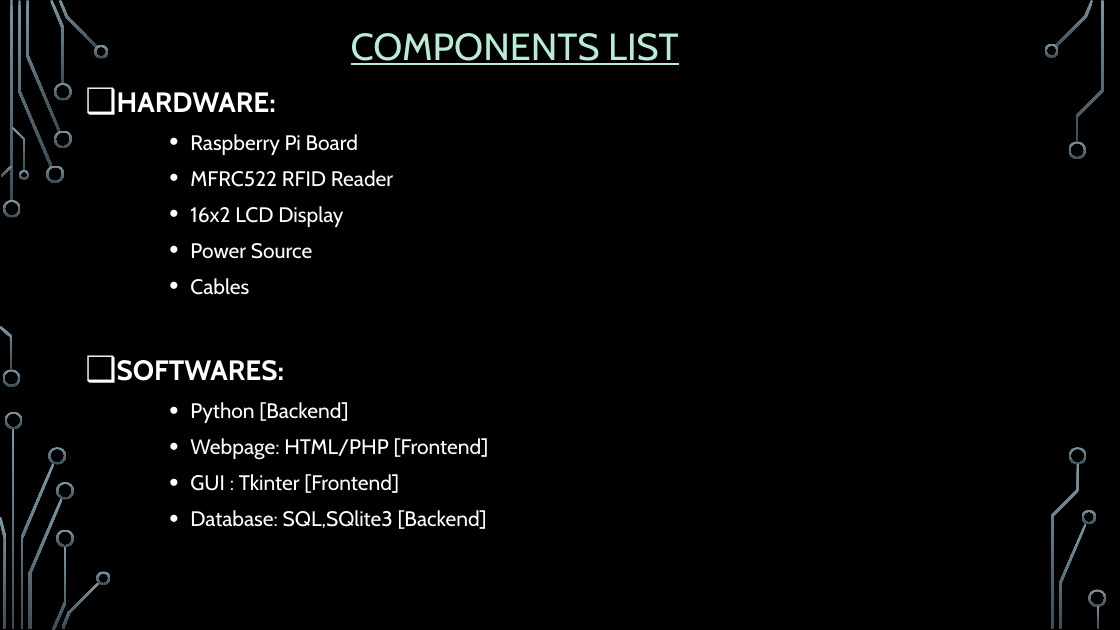
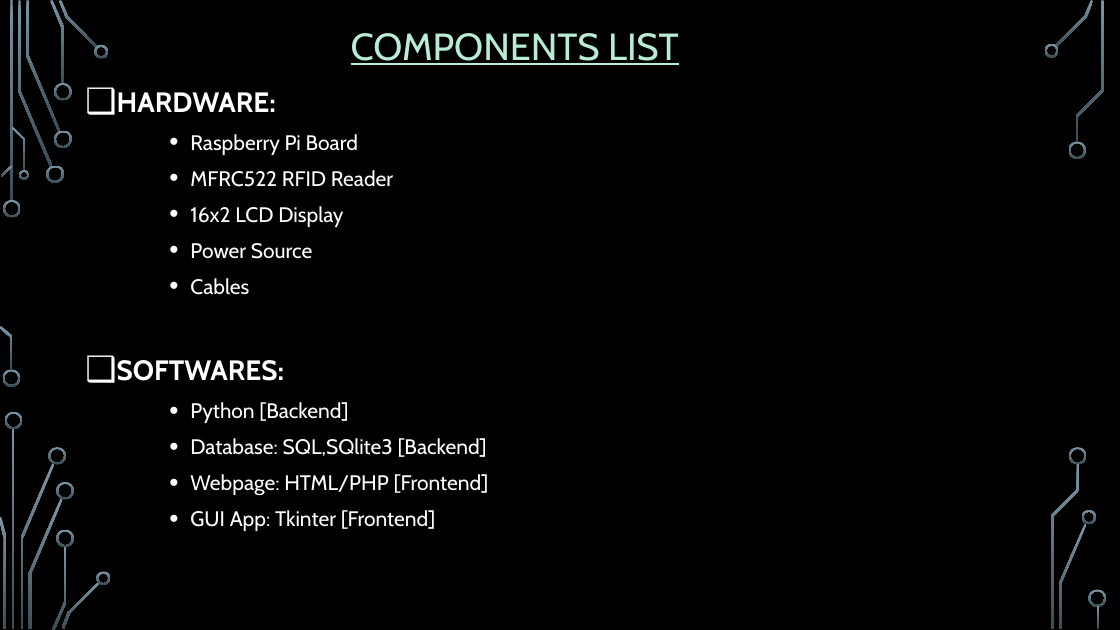
Before and after one commit to HumbleBee14/Raspberry-Pi-Python-RFID-Smart-Attendance-Management, a slide deck: slide 4 of MiniProjectPresentation.pptx. Drawn at 1120x630 pixels with LibreOffice and Linux fonts; fonts in the diff are those of the drawing; background and template pictures are left out. Boxes give left, top, right and bottom in pixels: in the first picture for what was removed or moved away, otherwise in the second. Text is boxed around its words. In the diff, an @@ line names an element or a change of style, - is before the commit and + after.

```diff
--- a/MiniProjectPresentation.pptx
+++ b/MiniProjectPresentation.pptx
@@ text at (190, 438, 487, 457): paragraph added @@
+    • Database: SQL,SQlite3 [Backend]
@@ text at (190, 510, 436, 531): text changed @@
-    • GUI : Tkinter [Frontend]
-    • Database: SQL,SQlite3 [Backend]
+    • GUI App: Tkinter [Frontend]
```
Also in this commit, not shown: 5 other slides changed.
